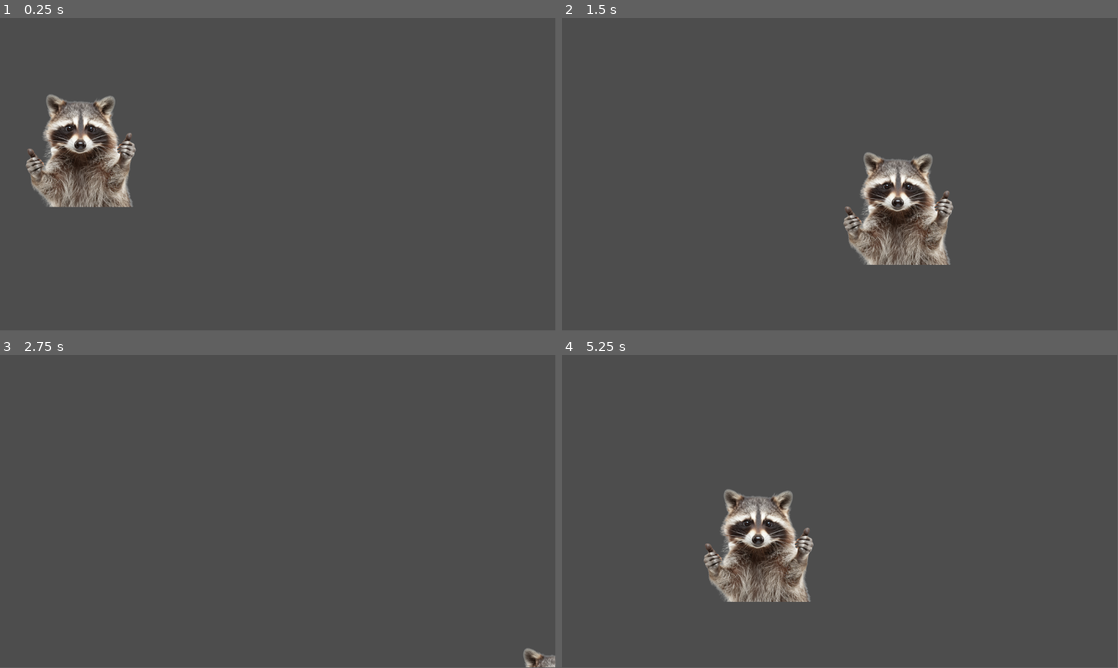
Above: before the commit, frames 1-4 (two rows, left to right).
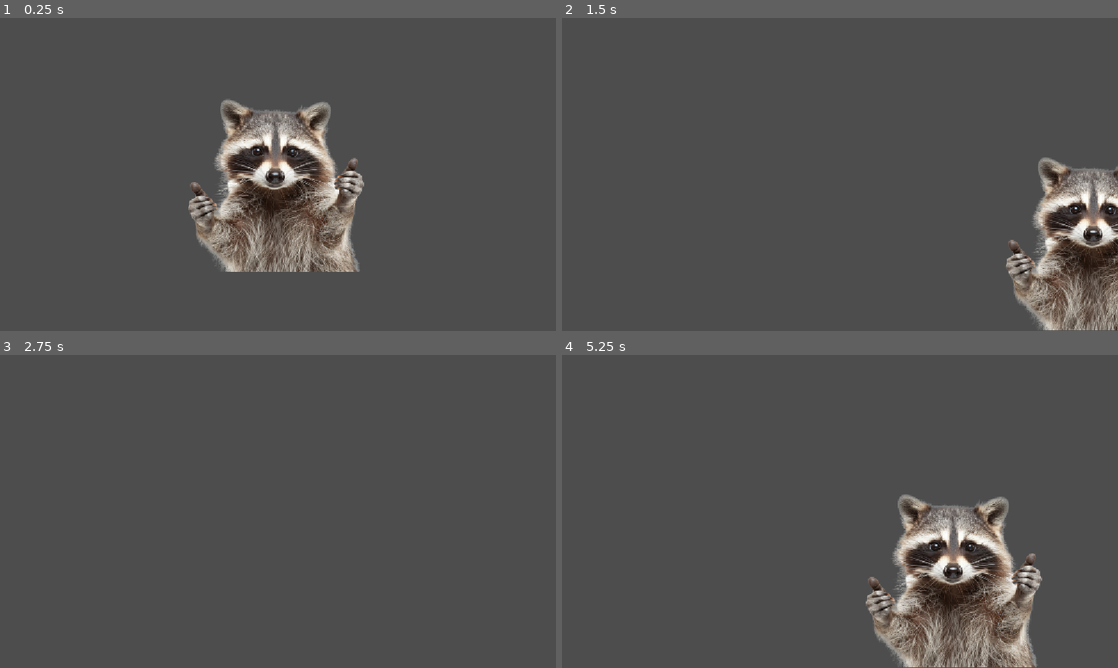
Above: after the commit, the same moments.

Repository: sophiamoree/2d-game
Game: Godot game, scene res://raccoon.tscn
Two runs of this game, one before a commit and one after it. Both use one fixed random seed, a clock stepped at 60 frames per second and the inputs below.
Inputs:
- Up to frame 1 (0.25 s): no input
- Up to frame 2 (1.5 s): tap Enter (ui_accept) at 0.5, 0.77 s; hold Right (ui_right) 0.53-1.28 s; hold Down (ui_down) from 1.28 s (still down)
- Up to frame 3 (2.75 s): tap Enter (ui_accept) at 1.52 s; release Down (ui_down) at 2.03 s; hold Right (ui_right) from 2.03 s (still down)
- Up to frame 4 (5.25 s): release Right (ui_right) at 2.78 s; hold Up (ui_up) 2.78-3.53 s; tap Enter (ui_accept) at 3.02, 3.77, 4.52 s; hold Left (ui_left) 3.53-5.03 s; hold Down (ui_down) from 5.03 s (still down)
The window is 799x449 before the commit and 800x450 after it. Grey fills any space a smaller window leaves; there, only what the larger window draws over its background counts as a difference.

The runs differ from the first frame. In frame 1, 16% of the frame differs, in the area x 4-66%, y 24-82%; in frame 2, 12%; in frame 3, 0.2%; in frame 4, 16%, in the area x 25-87%, y 42-100%.

Commit message:
work in progress

Diff:
--- a/2dGameProject/animal.tscn
+++ b/2dGameProject/animal.tscn
@@ -3,5 +3,6 @@
 [ext_resource type="Texture2D" uid="uid://b32lv6e4d04mr" path="res://animal.webp" id="1_stvu6"]
 
 [node name="animal" type="Sprite2D"]
+position = Vector2(294, 368)
 scale = Vector2(0.625, 0.6575)
 texture = ExtResource("1_stvu6")
--- /dev/null
+++ b/2dGameProject/camera_2d.tscn
@@ -0,0 +1,3 @@
+[gd_scene format=3 uid="uid://b18x3nj6vkhpy"]
+
+[node name="Camera2D" type="Camera2D"]
--- /dev/null
+++ b/2dGameProject/icon.gd
@@ -0,0 +1,14 @@
+extends Sprite2D
+@export var booleanVar = true
+
+# Called when the node enters the scene tree for the first time.
+func _ready() -> void:
+	pass
+
+
+# Called every frame. 'delta' is the elapsed time since the previous frame.
+func _process(delta: float) -> void:
+	if booleanVar:
+		hide()
+	else:
+		show()
--- /dev/null
+++ b/2dGameProject/level_2.tscn
@@ -0,0 +1,11 @@
+[gd_scene load_steps=3 format=3 uid="uid://dev54uiynlgeu"]
+
+[ext_resource type="Texture2D" uid="uid://ebguwxsk3gn3" path="res://icon.svg" id="1_nmjpi"]
+[ext_resource type="Script" uid="uid://q745dyrbf0mb" path="res://icon.gd" id="2_xdadj"]
+
+[node name="level 2" type="Node2D"]
+
+[node name="Icon" type="Sprite2D" parent="."]
+position = Vector2(296, 265)
+texture = ExtResource("1_nmjpi")
+script = ExtResource("2_xdadj")
--- a/2dGameProject/project.godot
+++ b/2dGameProject/project.godot
@@ -15,6 +15,10 @@
 config/features=PackedStringArray("4.5", "GL Compatibility")
 config/icon="res://icon.svg"
 
+[display]
+
+window/stretch/mode="canvas_items"
+
 [rendering]
 
 renderer/rendering_method="gl_compatibility"
--- a/2dGameProject/raccoon.gd
+++ b/2dGameProject/raccoon.gd
@@ -1,12 +1,13 @@
-extends Node2D
+extends Sprite2D
 @export var speed = 10
+@export var boolVar = true
 
 # Called when the node enters the scene tree for the first time.
 func _ready() -> void:
 	pass # Replace with function body.
 
 # Called every frame. 'delta' is the elapsed time since the previous frame.
-func _process(delta: float) -> void:
+func _process(delta):
 	if Input.is_action_pressed("ui_accept"):
 		print("i pressed a button!")
 		position.x += speed
--- a/2dGameProject/raccoon.tscn
+++ b/2dGameProject/raccoon.tscn
@@ -1,12 +1,11 @@
-[gd_scene load_steps=4 format=3 uid="uid://cueev6387s60i"]
+[gd_scene load_steps=3 format=3 uid="uid://cueev6387s60i"]
 
+[ext_resource type="Texture2D" uid="uid://b32lv6e4d04mr" path="res://animal.webp" id="1_34t2a"]
 [ext_resource type="Script" uid="uid://sjio6q1kxu4q" path="res://raccoon.gd" id="1_yudik"]
-[ext_resource type="PackedScene" uid="uid://dg52y0vhgguug" path="res://animal.tscn" id="2_yudik"]
-[ext_resource type="Script" uid="uid://m588myep6opq" path="res://animal.gd" id="3_34t2a"]
 
-[node name="raccoon" type="Node2D"]
+[node name="player" type="Node2D"]
+
+[node name="raccoon" type="Sprite2D" parent="."]
+position = Vector2(569, 325)
+texture = ExtResource("1_34t2a")
 script = ExtResource("1_yudik")
-
-[node name="animal" parent="." instance=ExtResource("2_yudik")]
-position = Vector2(166, 261.00003)
-script = ExtResource("3_34t2a")
Binary file added: 2dGameProject/Racoon copy 12.10.48 AM.png
Not shown, added: 2dGameProject/Racoon.png.import
Not shown, added: 2dGameProject/icon.gd.uid
Not shown, changed: .DS_Store
Not shown, added: 2dGameProject/.DS_Store
